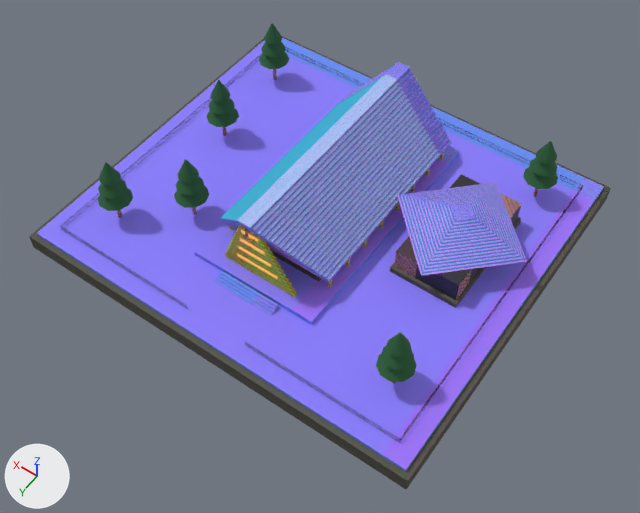
The glTF model assets/hero_landmarks_ultra/ultra_lm_26_nha_tho_cam_ly.glb: old version first, new version second.
Before and after are seen from a 50 mm lens placed at (-58.1, 83.3, 117.2), pointed at (-4.6, 8.4, -0.5). The lights are fixed; the arrows at lower left show +X, +Y and +Z. The first picture is the older version. Vertices at exactly the same position are counted once.

In view in the first picture: 'CamLy_Pine_Trees', 'Courtyard_And_Steps', 'Exposed_Concrete_Columns_And_Beams', 'FoundationSkirt_Minus3m', 'KHo_Brocade_StainedGlass_Windows', 'Perimeter_Balustrades', 'SplitBasalt_Sanctuary_Walls', 'Timber_Rectory_Cross_And_BuffaloHorns', 'Towering_17m_Rong_Roof'.
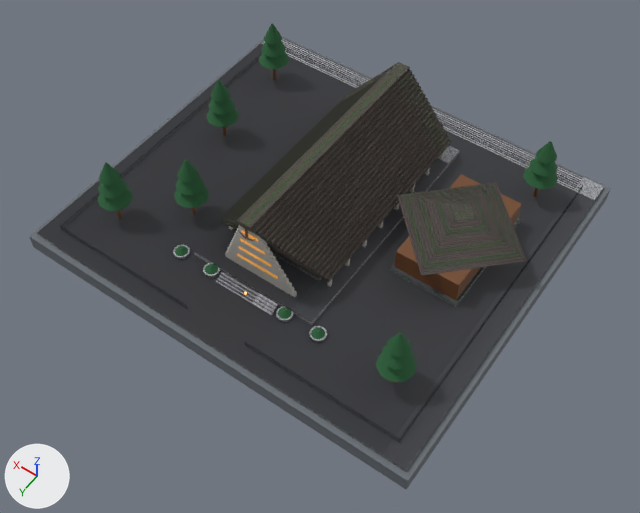
Boxes (x1, y1, x2, y2) around the edits, measured in the pictures (640 x 513 px):
'Courtyard_And_Steps', surface changed, reshaped (blue to black): (37, 38, 604, 472) in both
'Towering_17m_Rong_Roof', surface changed, recoloured (blue to grey): (220, 62, 527, 283) in both
'FoundationSkirt_Minus3m', surface changed: (29, 36, 611, 490) in both
'Timber_Rectory_Cross_And_BuffaloHorns', recoloured: (117, 69, 539, 383) in both
'Exposed_Concrete_Columns_And_Beams', surface changed: (225, 152, 444, 297) in both
'KHo_Brocade_StainedGlass_Windows', surface changed: (237, 230, 277, 279) in both
part 1 of me_courtyard_and_steps, added: after (309, 326, 327, 341)
part 2 of me_courtyard_and_steps, added: after (276, 306, 294, 321)
part 3 of me_courtyard_and_steps, added: after (203, 263, 220, 276)
part 4 of me_courtyard_and_steps, added: after (173, 245, 190, 258)
part 5 of me_courtyard_and_steps, recoloured (blue to black): (37, 38, 604, 472) in both
part 6 of me_splitbasalt_sanctuary_walls, recoloured: (270, 217, 521, 308) in both
part 7 of me_camly_pine_trees, added: after (311, 328, 325, 339)
part 8 of me_camly_pine_trees, added: after (278, 308, 292, 319)
part 9 of me_camly_pine_trees, added: after (205, 264, 218, 274)
part 10 of me_camly_pine_trees, added: after (175, 246, 188, 256)

The change, as a list of edits to the scene's bpy script:
```text
Change img_image_1:
    img_image_1: load_image('Image_1', '_unpacked/Image_1', 512, 512, 'sRGB') -> load_image('Image_1', '_unpacked/Image_1', 1024, 1024, 'Non-Color')
Change mat_camly_hillside_skirt_stone:
    remove mat_camly_hillside_skirt_stone.texture = img_image_0
    add mat_camly_hillside_skirt_stone.base_color = (0.144, 0.162, 0.181)  # grey #6a7076
Change mat_brutalist_exposed_concrete_buttress:
    remove mat_brutalist_exposed_concrete_buttress.texture = img_image_2
    add mat_brutalist_exposed_concrete_buttress.base_color = (0.565, 0.546, 0.503)  # light grey #c6c3bc
Add mat_pbr1024_camly_80k_flattile_rong_roof:
    mat_pbr1024_camly_80k_flattile_rong_roof = bpy.data.materials.new('PBR1024_CamLy_80k_FlatTile_Rong_Roof')
    # uses the picture img_image_0
    # uses the picture img_image_1
    # uses the picture img_image_2
Add mat_pbr1024_split_basalt_sanctuary_ashlar_wall:
    mat_pbr1024_split_basalt_sanctuary_ashlar_wall = bpy.data.materials.new('PBR1024_Split_Basalt_Sanctuary_Ashlar_Wall')
    # uses the picture img_image_10
    # uses the picture img_image_8
    # uses the picture img_image_9
Add mat_pbr1024_camly_courtyard_wetdew_granite:
    mat_pbr1024_camly_courtyard_wetdew_granite = bpy.data.materials.new('PBR1024_CamLy_Courtyard_WetDew_Granite')
    # uses the picture img_image_12
    # uses the picture img_image_13
    # uses the picture img_image_14
Change me_courtyard_and_steps:
    remove me_courtyard_and_steps.from_pydata(...)  # 56 vertices, 70 faces; spans x -37.0..37.0, y -33.0..33.0, z 0.0..1.5
    add me_courtyard_and_steps.from_pydata(...)  # 156 vertices, 214 faces; spans x -37.0..37.0, y -33.0..33.0, z 0.0..1.5
    me_courtyard_and_steps part 1: a new loose piece of 25 vertices spanning x -15.4..-12.6, y 20.6..23.4, z 1.2..1.3, in mat_pbr1024_camly_courtyard_wetdew_granite
    me_courtyard_and_steps part 2: a new loose piece of 25 vertices spanning x -8.9..-6.1, y 20.6..23.4, z 1.2..1.3, in mat_pbr1024_camly_courtyard_wetdew_granite
    me_courtyard_and_steps part 3: a new loose piece of 25 vertices spanning x 6.1..8.9, y 20.6..23.4, z 1.2..1.3, in mat_pbr1024_camly_courtyard_wetdew_granite
    me_courtyard_and_steps part 4: a new loose piece of 25 vertices spanning x 12.6..15.4, y 20.6..23.4, z 1.2..1.3, in mat_pbr1024_camly_courtyard_wetdew_granite
    me_courtyard_and_steps part 5: 70 faces spanning x -37.0..37.0, y -33.0..33.0, z 0.0..1.5 switch from mat_church_courtyard_granite (picture img_image_5) to mat_pbr1024_camly_courtyard_wetdew_granite
Change me_splitbasalt_sanctuary_walls:
    remove me_splitbasalt_sanctuary_walls.from_pydata(...)  # 16 vertices, 20 faces; spans x -28.8..8.4, y -22.0..14.0, z 0.6..5.6
    add me_splitbasalt_sanctuary_walls.from_pydata(...)  # 156 vertices, 214 faces; spans x -28.8..15.4, y -22.0..23.4, z 0.6..5.6
    me_splitbasalt_sanctuary_walls part 6: 20 faces spanning x -28.8..8.4, y -22.0..14.0, z 0.6..5.6 switch from mat_split_basalt_sanctuary_wall (picture img_image_0) to mat_pbr1024_split_basalt_sanctuary_ashlar_wall
    edits to the shape of me_splitbasalt_sanctuary_walls do not show in these pictures
Change me_towering_17m_rong_roof:
    where me_towering_17m_rong_roof.from_pydata(...)  # 169 vertices, 212 faces; spans x -34.7..11.0, y -23.0..21.2, z 4.4..17.0
    remove me_towering_17m_rong_roof.materials.append(mat_weathered_80k_flattile_rongroof)  # picture img_image_1
    add me_towering_17m_rong_roof.materials.append(mat_pbr1024_camly_80k_flattile_rong_roof)
Change me_timber_rectory_cross_and_buffalohorns:
    where me_timber_rectory_cross_and_buffalohorns.from_pydata(...)  # 228 vertices, 322 faces; spans x -28.4..28.4, y -24.4..22.4, z 0.6..16.8
    remove me_timber_rectory_cross_and_buffalohorns.materials.append(mat_highland_timber_and_horn_emblem)  # picture img_image_4
    add me_timber_rectory_cross_and_buffalohorns.materials.append(mat_highland_pine_timber_and_buffalo_horns)  # brown #734a2b
Change me_camly_pine_trees:
    remove me_camly_pine_trees.from_pydata(...)  # 378 vertices, 540 faces; spans x -31.0..31.0, y -26.9..24.9, z 5.4..13.8
    add me_camly_pine_trees.from_pydata(...)  # 462 vertices, 660 faces; spans x -31.0..31.0, y -26.9..24.9, z 1.3..13.8
    me_camly_pine_trees part 7: a new loose piece of 21 vertices spanning x -15.1..-12.9, y 20.9..23.1, z 1.3..2.1, in mat_camly_pine_forest_green (dark green #255e36)
    me_camly_pine_trees part 8: a new loose piece of 21 vertices spanning x -8.6..-6.4, y 20.9..23.1, z 1.3..2.1, in mat_camly_pine_forest_green (dark green #255e36)
    me_camly_pine_trees part 9: a new loose piece of 21 vertices spanning x 6.4..8.6, y 20.9..23.1, z 1.3..2.1, in mat_camly_pine_forest_green (dark green #255e36)
    me_camly_pine_trees part 10: a new loose piece of 21 vertices spanning x 12.9..15.1, y 20.9..23.1, z 1.3..2.1, in mat_camly_pine_forest_green (dark green #255e36)
```
